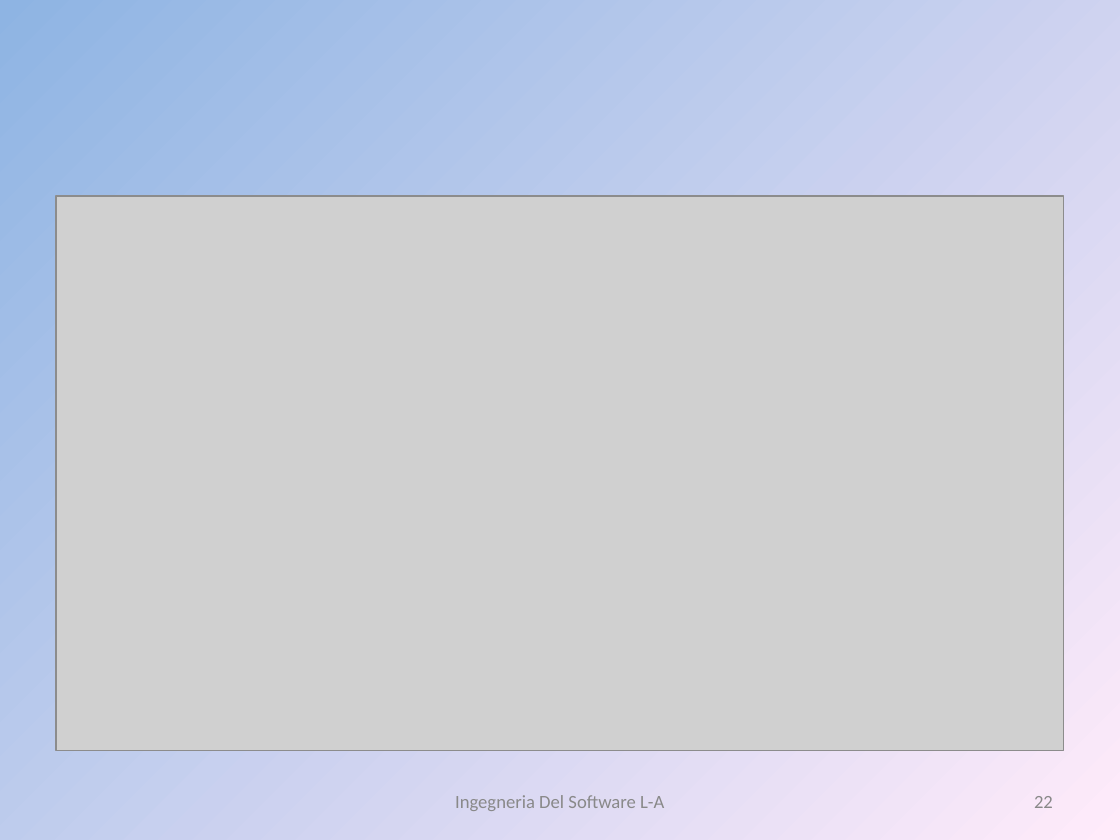
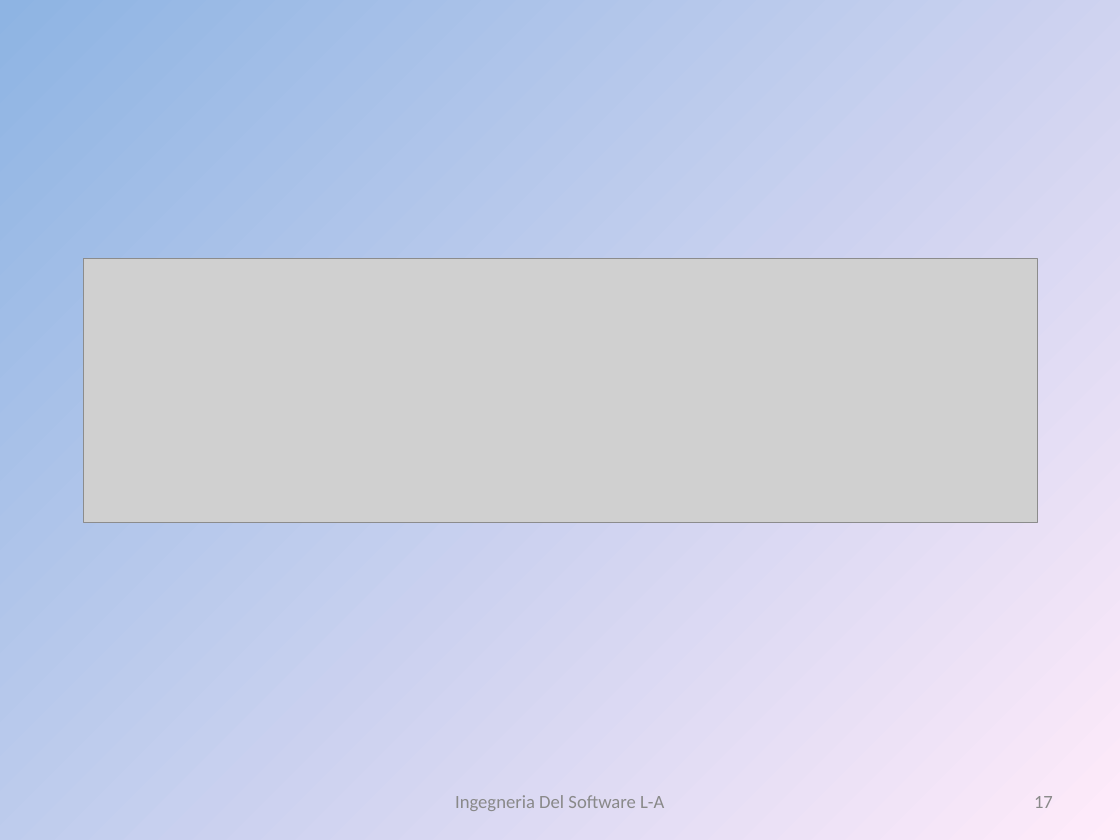
Before and after one commit to liannario/ingsoftbo, a slide deck: slide 17 of ViaggiateSicuri.ppt (slide 22 before the commit). Drawn at 1120x840 pixels with LibreOffice and Linux fonts; fonts in the diff are those of the drawing; grey boxes stand for pictures. Boxes give left, top, right and bottom in pixels: in the first picture for what was removed or moved away, otherwise in the second. Text is boxed around its words. In the diff, an @@ line names an element or a change of style, - is before the commit and + after.

```diff
--- a/ViaggiateSicuri.ppt
+++ b/ViaggiateSicuri.ppt
@@ picture removed at bbox=[56, 196, 1064, 750] @@
@@ picture added at bbox=[84, 259, 1037, 523] @@
@@ page number at bbox=[1034, 796, 1053, 808]: text changed @@
-22
+17
```
Also in this commit, not shown: 1 other slide changed, 9 slides added.
